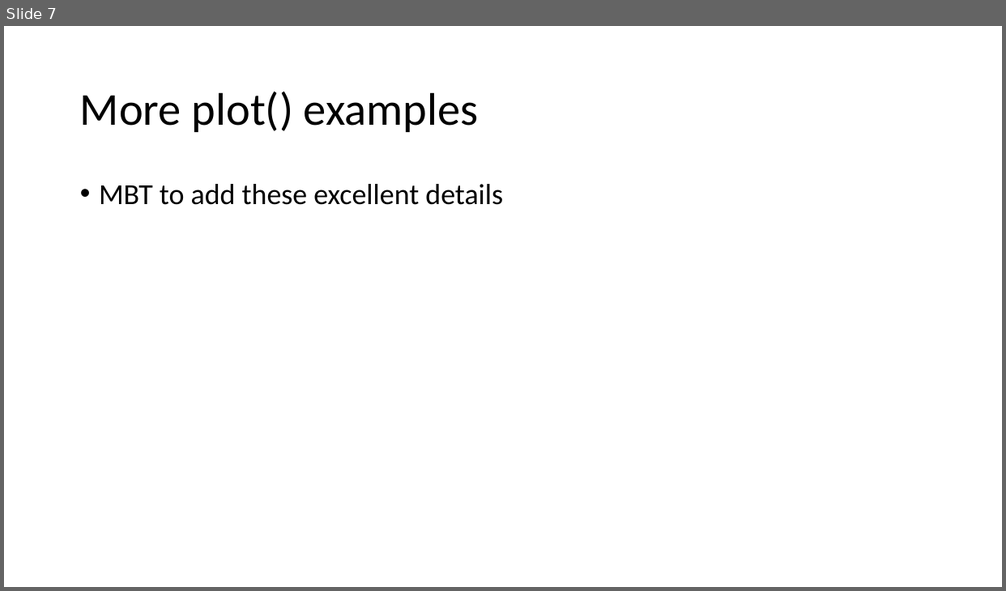
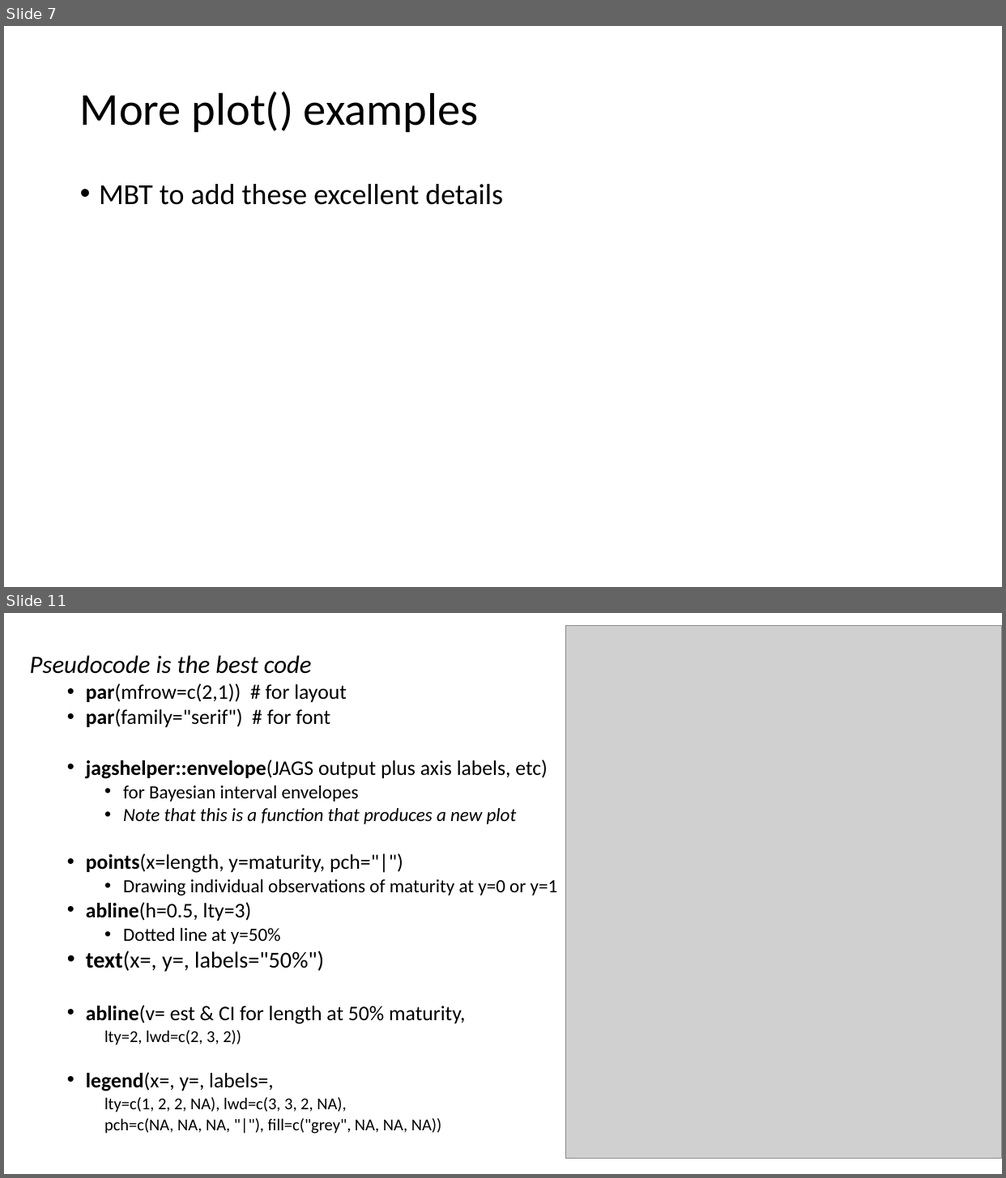
Before and after one commit to justinpriest/ADFG_R_Intro_Workshop, a slide deck: presentations/7 - Amazing Charts & How to Make Them.pptx. Shown one above the other, each under a label of ours: slide 7 before the commit, slides 7 and 11 after it; the slides between them are not shown. The pictures are 1006x591 and 1006x1178 pixels, drawn with LibreOffice and Linux fonts; fonts in the diff are those of the drawing; grey boxes stand for pictures. Boxes give left, top, right and bottom in pixels: in the first picture for what was removed or moved away, otherwise in the second. Text is boxed around its words. In the diff, an @@ line names an element or a change of style, - is before the commit and + after.

```diff
--- a/presentations/7 - Amazing Charts & How to Make Them.pptx
+++ b/presentations/7 - Amazing Charts & How to Make Them.pptx
@@ slide 11 added at box(4, 613, 1002, 1174), background #FFFFFF @@
@@ picture added at box(565, 625, 1002, 1158) @@
@@ text added at box(30, 655, 558, 1134), 20 pt, text #000000 @@
+Pseudocode is the best code
+  • par(mfrow=c(2,1)) # for layout
+  • par(family="serif") # for font
+  • jagshelper::envelope(JAGS output plus axis labels, etc)
+    • for Bayesian interval envelopes
+    • Note that this is a function that produces a new plot
+  • points(x=length, y=maturity, pch="|")
+    • Drawing individual observations of maturity at y=0 or y=1
+  • abline(h=0.5, lty=3)
+    • Dotted line at y=50%
+  • text(x=, y=, labels="50%")
+  • abline(v= est & CI for length at 50% maturity,
+    lty=2, lwd=c(2, 3, 2))
+  • legend(x=, y=, labels=,
+    lty=c(1, 2, 2, NA), lwd=c(3, 3, 2, NA),
+    pch=c(NA, NA, NA, "|"), fill=c("grey", NA, NA, NA))
```
Also in this commit, not shown: 3 other slides added, 1 other file.
